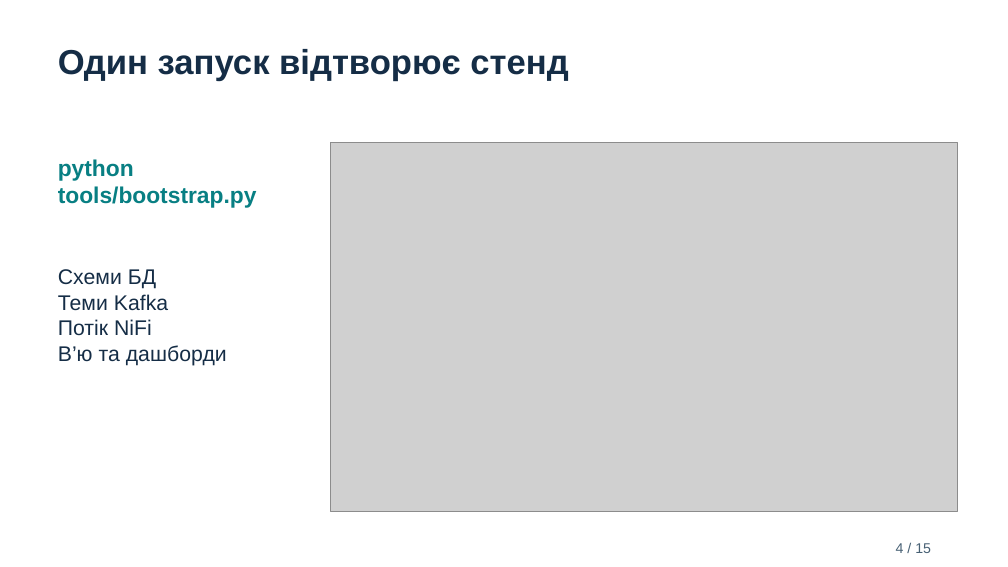
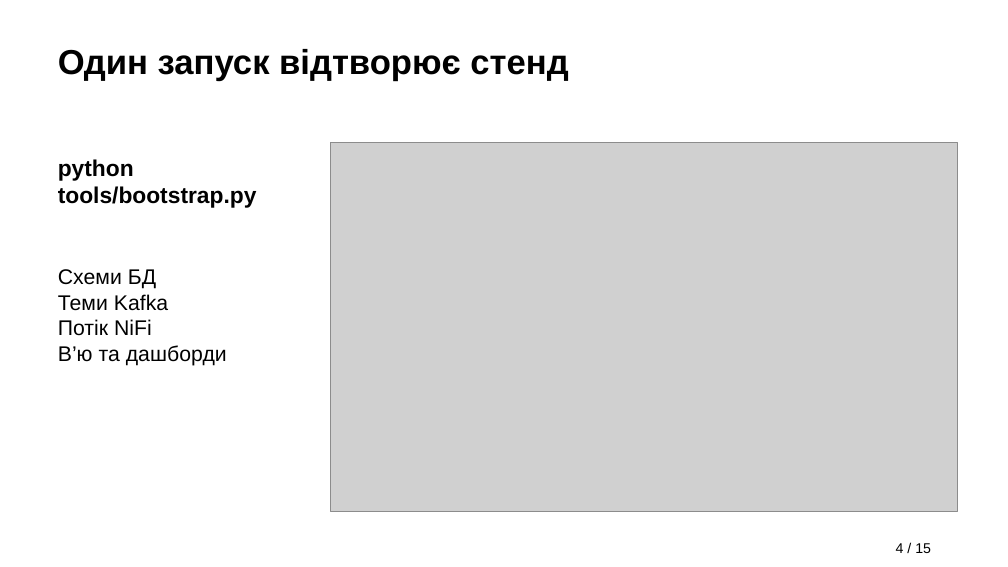
Before and after one commit to uneavk/ripe-atlas-monitoring, a slide deck: slide 4 of artifacts/handin/RIPE_Atlas_Defense.pptx. Drawn at 1008x567 pixels with LibreOffice and Linux fonts; fonts in the diff are those of the drawing; grey boxes stand for pictures. Boxes give left, top, right and bottom in pixels: in the first picture for what was removed or moved away, otherwise in the second. Text is boxed around its words. In the diff, an @@ line names an element or a change of style, - is before the commit and + after.

```diff
--- a/artifacts/handin/RIPE_Atlas_Defense.pptx
+++ b/artifacts/handin/RIPE_Atlas_Defense.pptx
@@ text "Один запуск відтворює стенд" at box(58, 49, 568, 81): text colour #152D46 to #000000 @@
@@ text "python" at box(58, 159, 257, 208): text colour #087F83 to #000000 @@
@@ text "Схеми БД" at box(58, 269, 227, 366): text colour #152D46 to #000000 @@
@@ text "4 / 15" at box(896, 543, 931, 553): text colour #476074 to #000000 @@
```
Also in this commit, not shown: 14 other slides changed, 9 other files.
